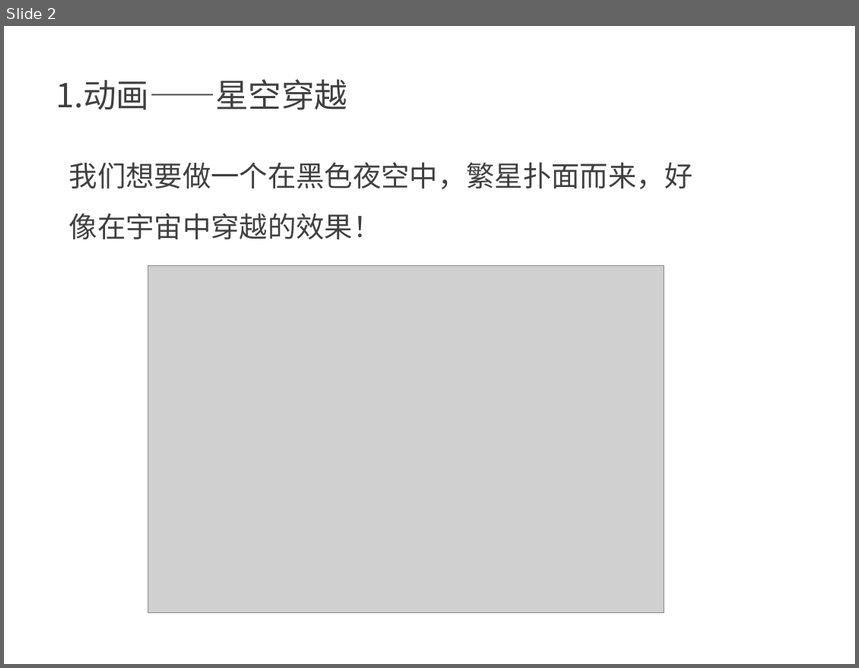
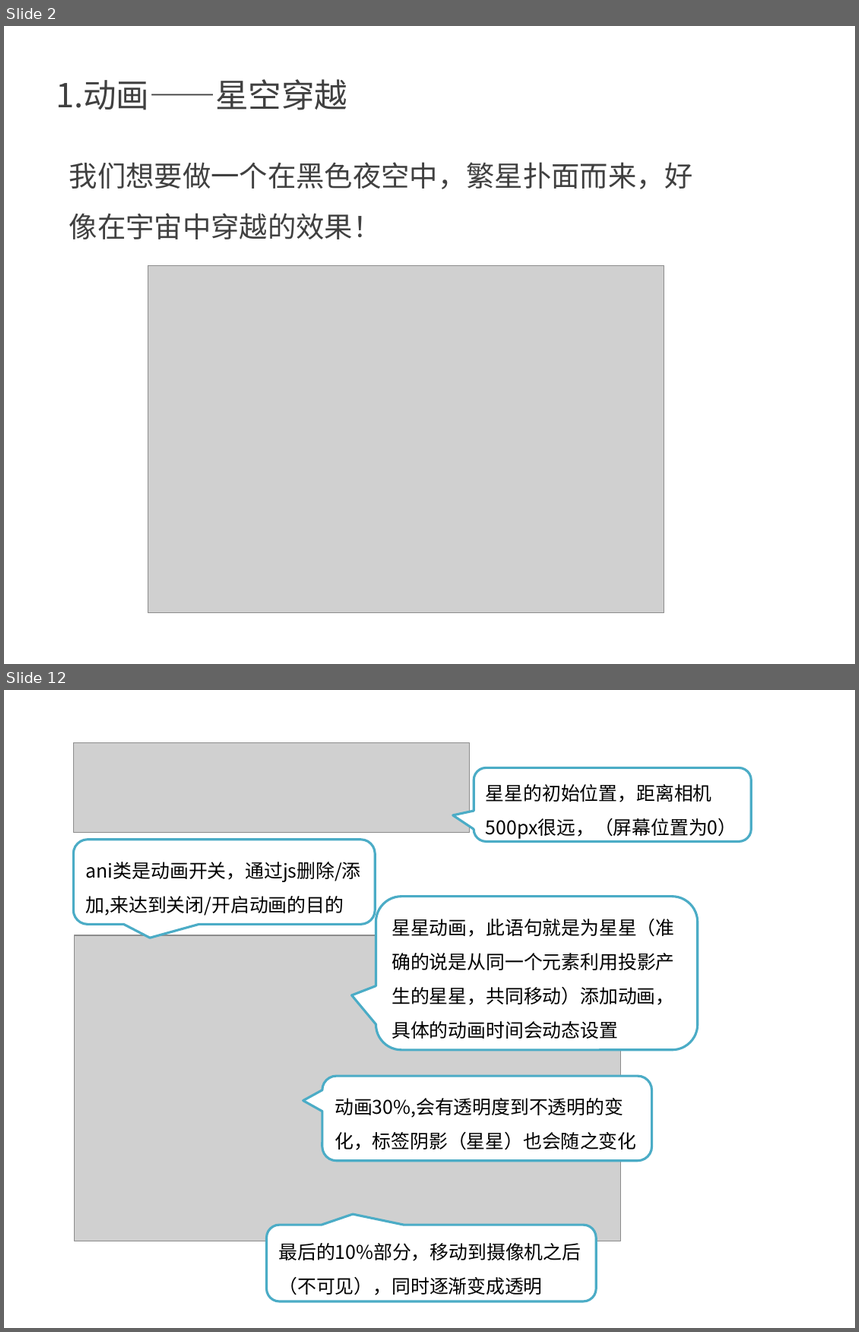
Before and after one commit to kong66/webAni, a slide deck: 4-stars/stars.pptx. Shown one above the other, each under a label of ours: slide 2 before the commit, slides 2 and 12 after it; the slides between them are not shown. The pictures are 859x668 and 859x1332 pixels, drawn with LibreOffice and Linux fonts; fonts in the diff are those of the drawing; grey boxes stand for pictures. Boxes give left, top, right and bottom in pixels: in the first picture for what was removed or moved away, otherwise in the second. Text is boxed around its words. In the diff, an @@ line names an element or a change of style, - is before the commit and + after.

```diff
--- a/4-stars/stars.pptx
+++ b/4-stars/stars.pptx
@@ slide 12 added at [4,690,855,1328], background #FFFFFF @@
@@ picture added at [74,742,471,832] @@
@@ rounded speech box added at [474,768,751,842], fill #FFFFFF, outline #4BACC6 2 pt, 16 pt, text #000000 @@
+星星的初始位置，距离相机500px很远，（屏幕位置为0）
@@ rounded speech box added at [74,840,375,925], fill #FFFFFF, outline #4BACC6 2 pt, 16 pt, text #000000 @@
+ani类是动画开关，通过js删除/添加,来达到关闭/开启动画的目的
@@ rounded speech box added at [376,897,698,1050], fill #FFFFFF, outline #4BACC6 2 pt, 16 pt, text #000000 @@
+星星动画，此语句就是为星星（准确的说是从同一个元素利用投影产生的星星，共同移动）添加动画，具体的动画时间会动态设置
@@ picture added at [75,935,621,1241] @@
@@ rounded speech box added at [322,1076,652,1161], fill #FFFFFF, outline #4BACC6 2 pt, 16 pt, text #000000 @@
+动画30%,会有透明度到不透明的变化，标签阴影（星星）也会随之变化
@@ rounded speech box added at [267,1225,597,1302], fill #FFFFFF, outline #4BACC6 2 pt, 16 pt, text #000000 @@
+最后的10%部分，移动到摄像机之后（不可见），同时逐渐变成透明
```
Also in this commit, not shown: 6 slides changed, 12 other slides added, 12 slides removed, 2 other files.
